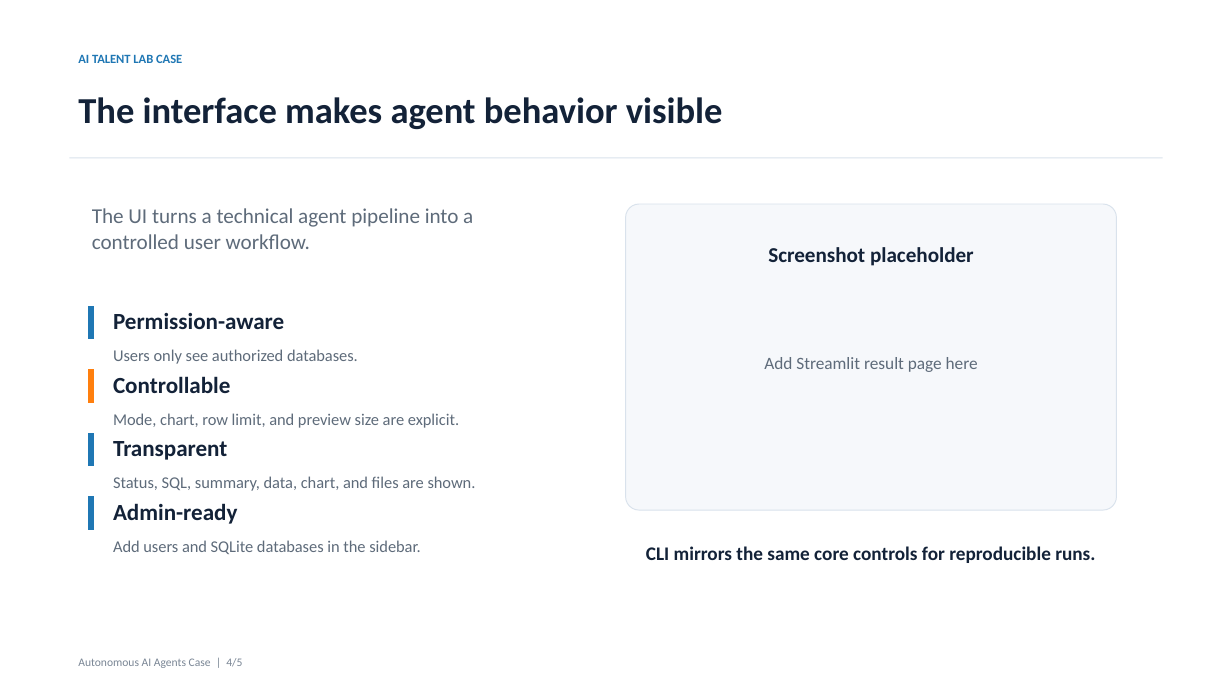
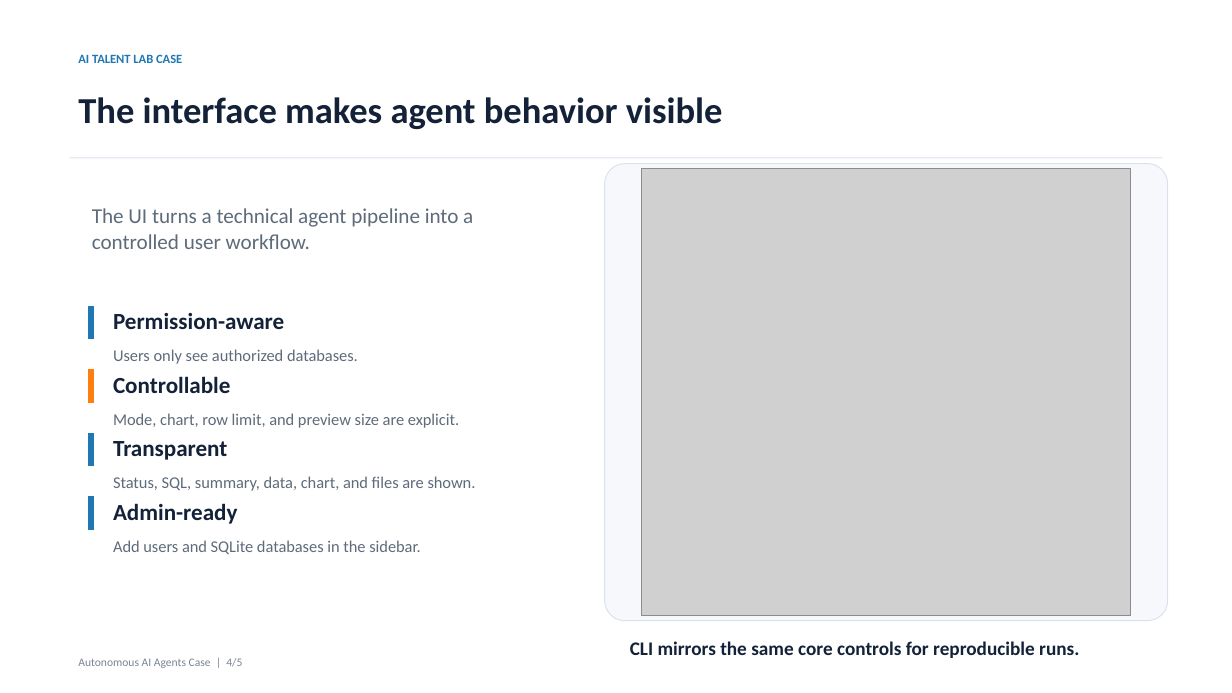
Before and after one commit to XiChen920/autonomous-ai-data-agents, a slide deck: slide 4 of presentation/autonomous_ai_agents_case_presentation_final.pptx. Drawn at 1232x693 pixels with LibreOffice and Linux fonts; fonts in the diff are those of the drawing; grey boxes stand for pictures. Boxes give left, top, right and bottom in pixels: in the first picture for what was removed or moved away, otherwise in the second. Text is boxed around its words. In the diff, an @@ line names an element or a change of style, - is before the commit and + after.

```diff
--- a/presentation/autonomous_ai_agents_case_presentation_final.pptx
+++ b/presentation/autonomous_ai_agents_case_presentation_final.pptx
@@ rounded rectangle resized from (x1=626, y1=204, x2=1116, y2=510) to (x1=604, y1=164, x2=1167, y2=621) @@
@@ picture added at (x1=641, y1=168, x2=1131, y2=616) @@
@@ text removed at (x1=768, y1=247, x2=974, y2=266) @@
-Screenshot placeholder
@@ text removed at (x1=764, y1=357, x2=978, y2=372) @@
-Add Streamlit result page here
@@ text "CLI mirrors the same core ..." moved from (x1=646, y1=546, x2=1095, y2=563) to (x1=630, y1=641, x2=1079, y2=658) @@
```
Also in this commit, not shown: 9 other files.
